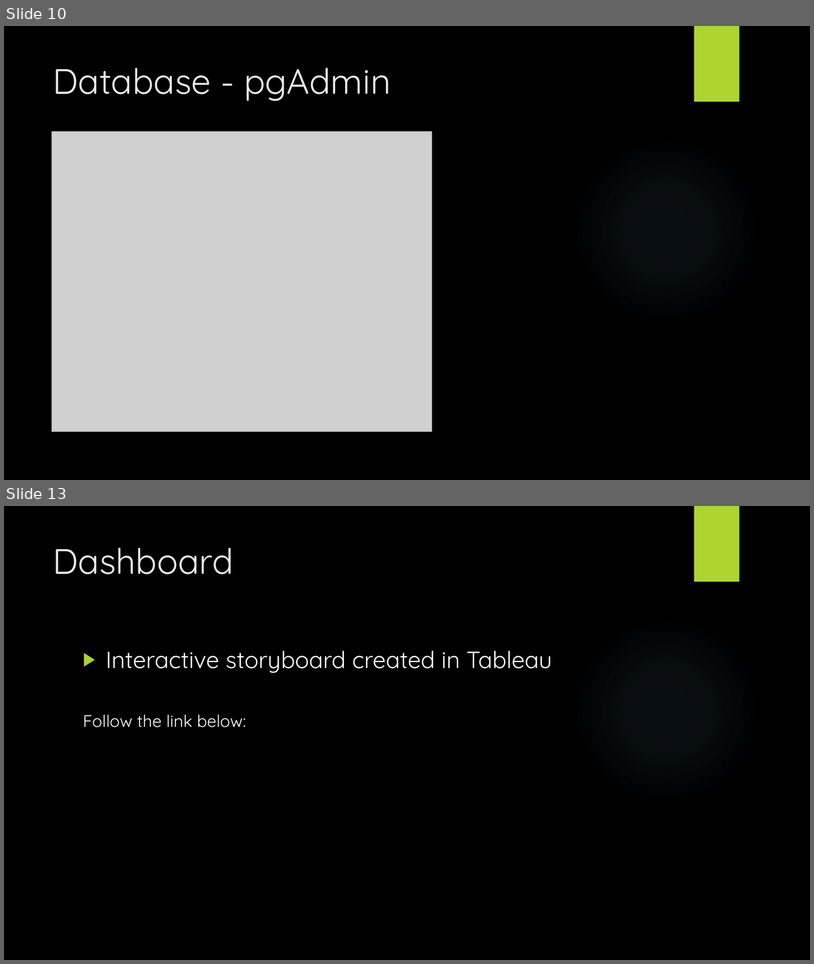
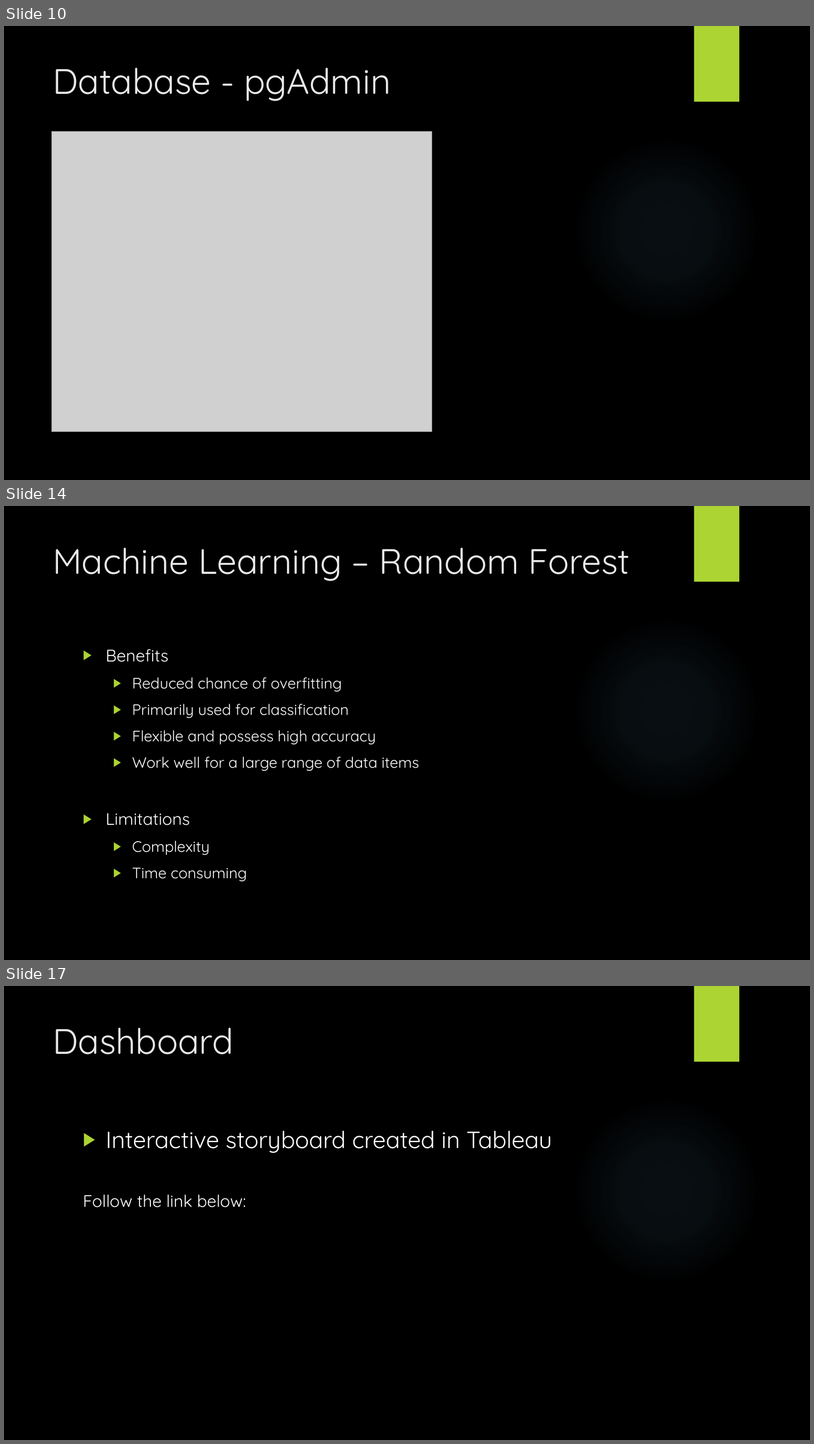
Before and after one commit to johnsetzer3/Disease_Prediction, a slide deck: Team_Code Blue Final Project.pptx. Shown one above the other, each under a label of ours: slides 10 and 13 before the commit, slides 10, 14 and 17 after it; the slides between them are not shown. The pictures are 814x964 and 814x1444 pixels, drawn with LibreOffice and Linux fonts; fonts in the diff are those of the drawing; grey boxes stand for pictures; background and template pictures are left out. Boxes give left, top, right and bottom in pixels: in the first picture for what was removed or moved away, otherwise in the second. Text is boxed around its words. In the diff, an @@ line names an element or a change of style, - is before the commit and + after.

```diff
--- a/Team_Code Blue Final Project.pptx
+++ b/Team_Code Blue Final Project.pptx
@@ slide 14 added at [4, 506, 810, 960], background picture (left out); not listed: 2 template elements that a slide beside it also shows @@
@@ title added at [53, 547, 630, 581], 42 pt, text #EBEBEB @@
+Machine Learning – Random Forest
@@ text added at [106, 649, 420, 881], 18 pt, text #FFFFFF @@
+▶ Benefits
+  ▶ Reduced chance of overfitting
+  ▶ Primarily used for classification
+  ▶ Flexible and possess high accuracy
+  ▶ Work well for a large range of data items
+▶ Limitations
+  ▶ Complexity
+  ▶ Time consuming
@@ what was slide 13 is now slide 17 @@
```
Also in this commit, not shown: 4 slides changed, 3 other slides added, 1 other file.
